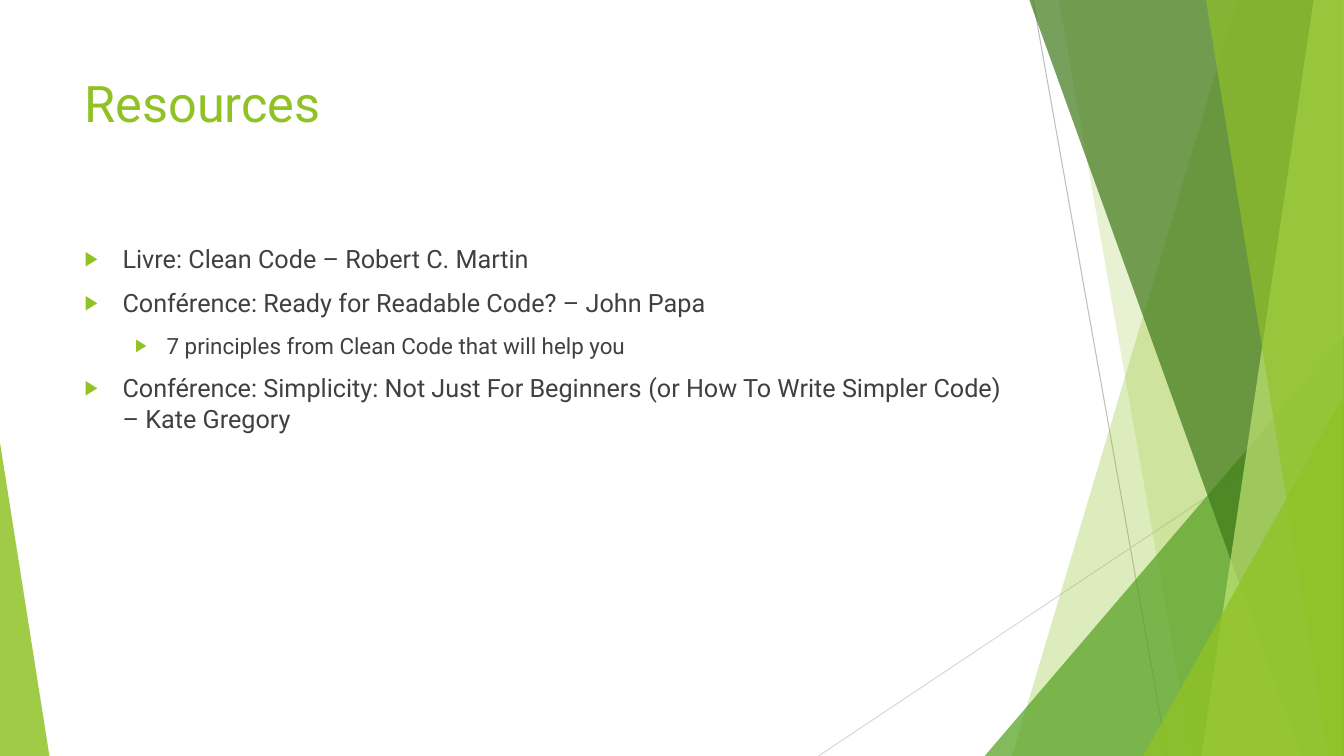
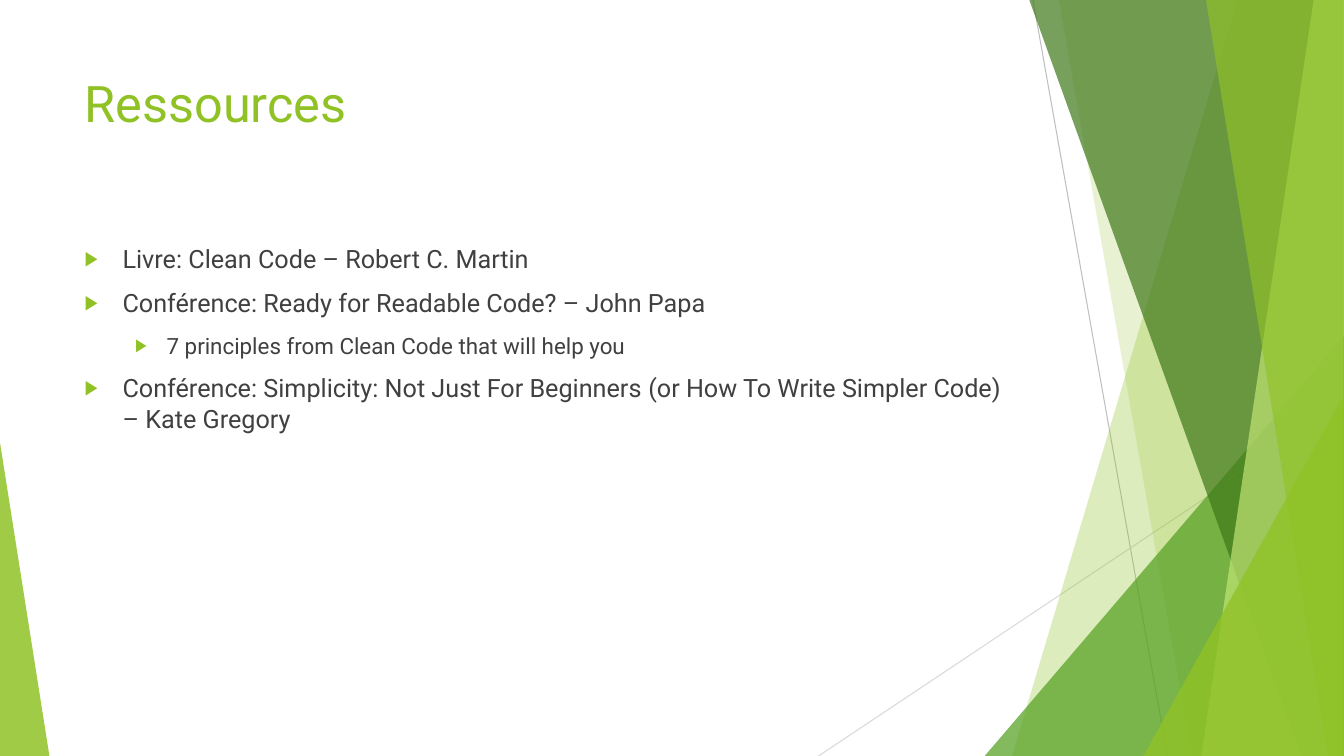
Before and after one commit to worming004/SimpleIsNotEasy, a slide deck: slide 28 of PPT/Easy != Simple.pptx. Drawn at 1344x756 pixels with LibreOffice and Linux fonts; fonts in the diff are those of the drawing. Boxes give left, top, right and bottom in pixels: in the first picture for what was removed or moved away, otherwise in the second. Text is boxed around its words. In the diff, an @@ line names an element or a change of style, - is before the commit and + after.

```diff
--- a/PPT/Easy != Simple.pptx
+++ b/PPT/Easy != Simple.pptx
@@ title at (85,86,347,123): text changed @@
-Resources
+Ressources
```
Also in this commit, not shown: 13 other slides changed.
